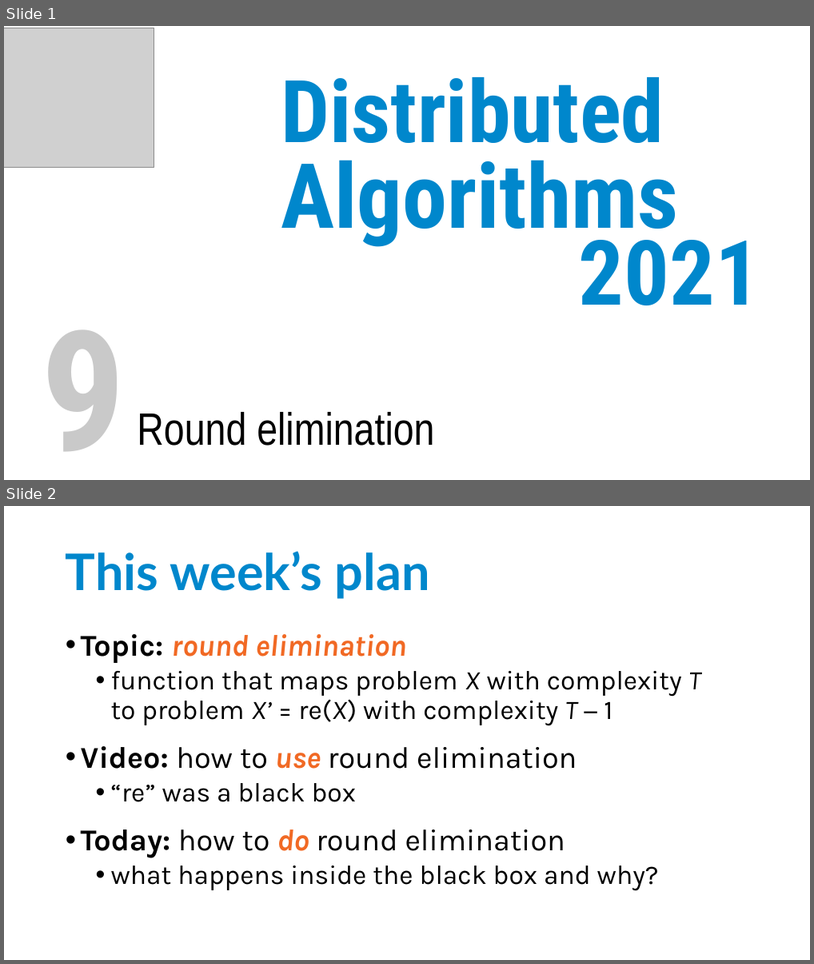
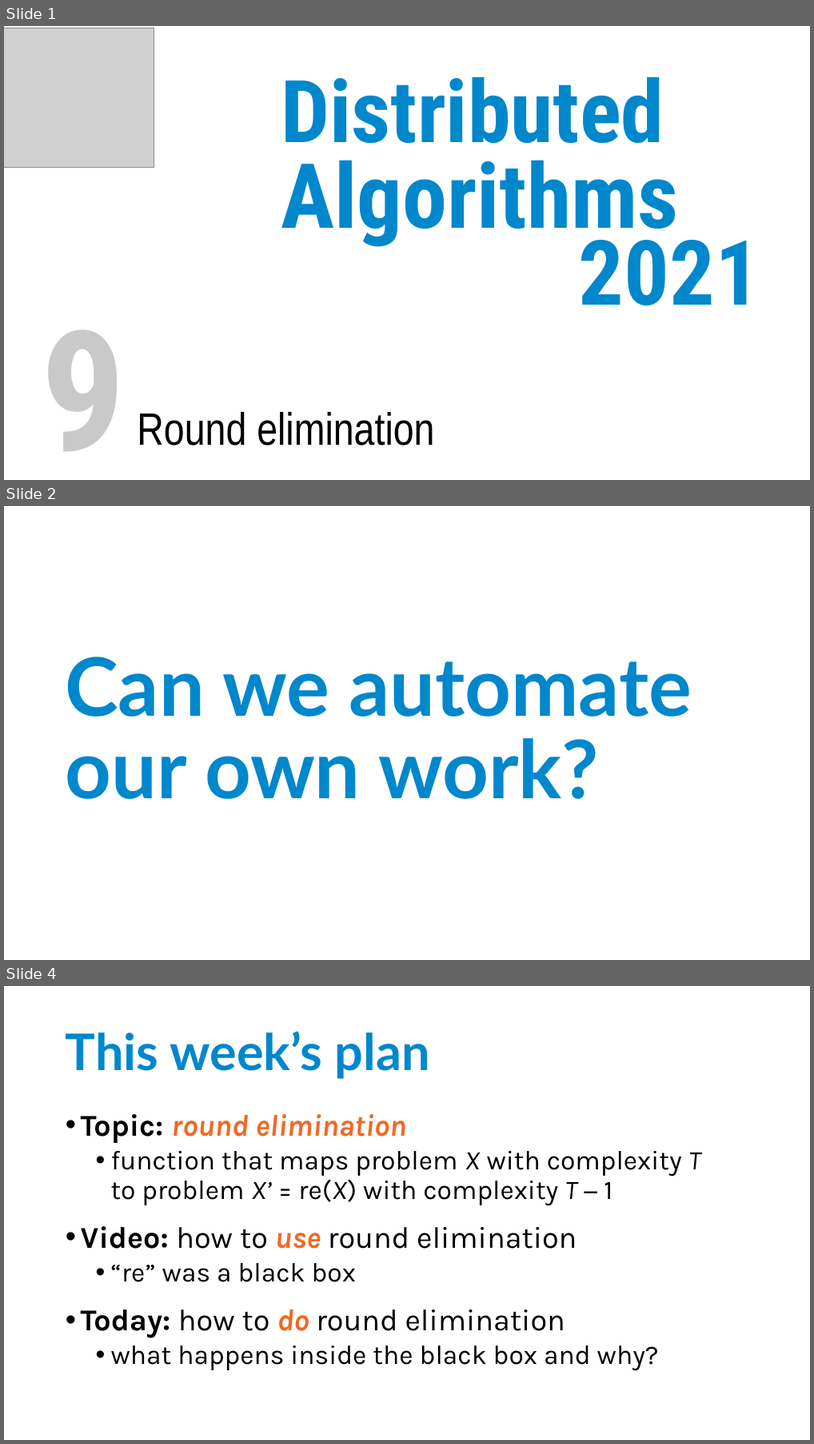
Before and after one commit to suomela/da2020, a slide deck: slides/da2021-lecture-09.pptx. Shown one above the other, each under a label of ours: slides 1 and 2 before the commit, slides 1, 2 and 4 after it; the slides between them are not shown. The pictures are 814x964 and 814x1444 pixels, drawn with LibreOffice and Linux fonts; fonts in the diff are those of the drawing; grey boxes stand for pictures. Boxes give left, top, right and bottom in pixels: in the first picture for what was removed or moved away, otherwise in the second. Text is boxed around its words. In the diff, an @@ line names an element or a change of style, - is before the commit and + after.

```diff
--- a/slides/da2021-lecture-09.pptx
+++ b/slides/da2021-lecture-09.pptx
@@ slide 2 added at (4,506,810,960), background #FFFFFF @@
@@ title added at (65,656,693,799), 96 pt, text #0087CC, bold @@
+Can we automate
+our own work?
@@ what was slide 2 is now slide 4 @@
```
Also in this commit, not shown: 1 other slide added, 1 other file.
